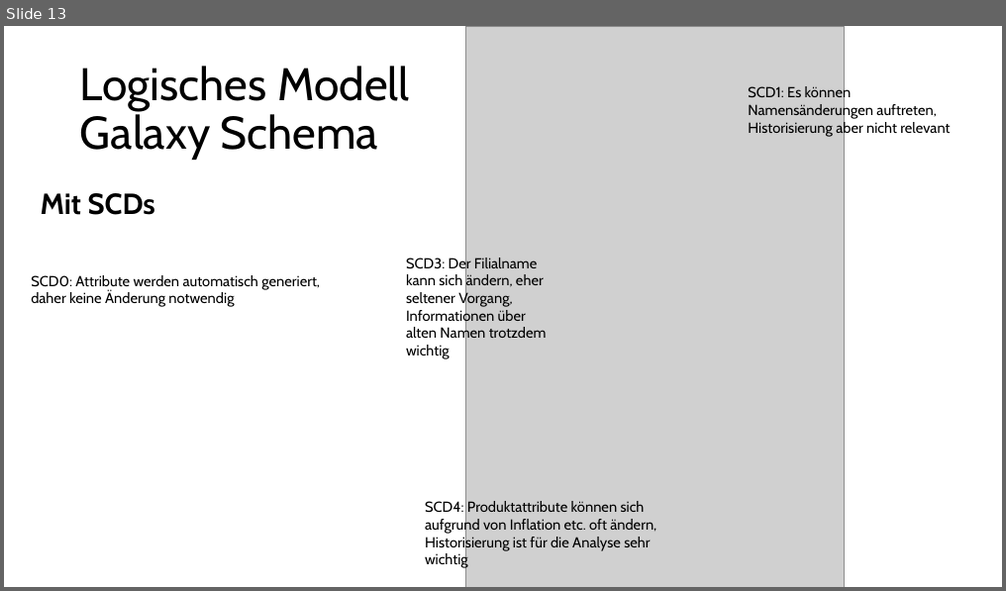
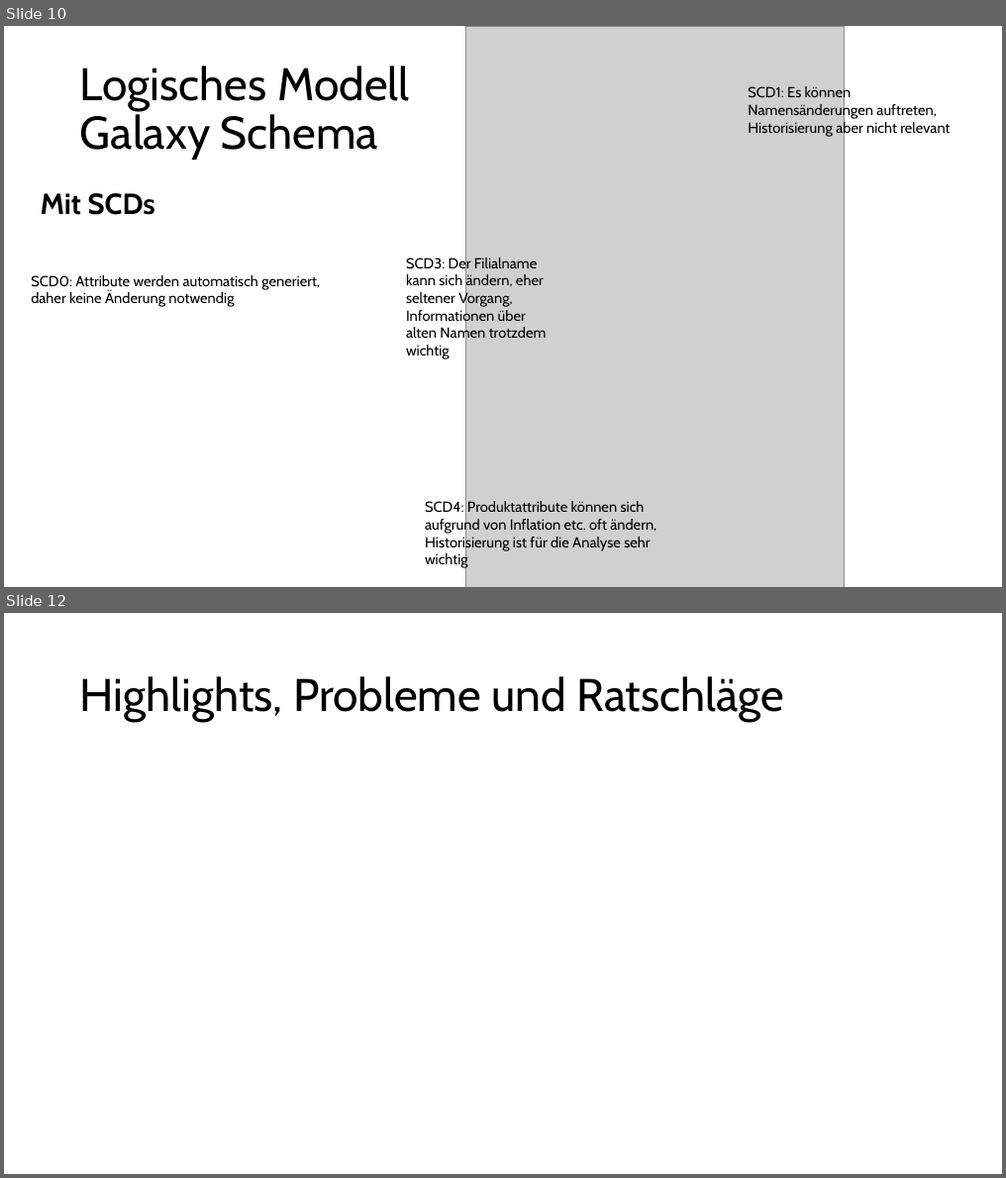
Before and after one commit to Thoerchen/BackZeit, a slide deck: Präsentation/Präsentation.pptx. Shown one above the other, each under a label of ours: slide 13 before the commit, slides 10 and 12 after it; the slides between them are not shown. The pictures are 1006x591 and 1006x1178 pixels, drawn with LibreOffice and Linux fonts; fonts in the diff are those of the drawing; grey boxes stand for pictures. Boxes give left, top, right and bottom in pixels: in the first picture for what was removed or moved away, otherwise in the second. Text is boxed around its words. In the diff, an @@ line names an element or a change of style, - is before the commit and + after.

```diff
--- a/Präsentation/Präsentation.pptx
+++ b/Präsentation/Präsentation.pptx
@@ slide 12 added at <box>4,613,1002,1174</box>, background #FFFFFF @@
@@ title added at <box>80,676,785,722</box>, 44 pt, text #000000 @@
+Highlights, Probleme und Ratschläge
@@ what was slide 13 is now slide 10 @@
```
Also in this commit, not shown: 1 other slide added, 4 slides removed, 1 other file.
